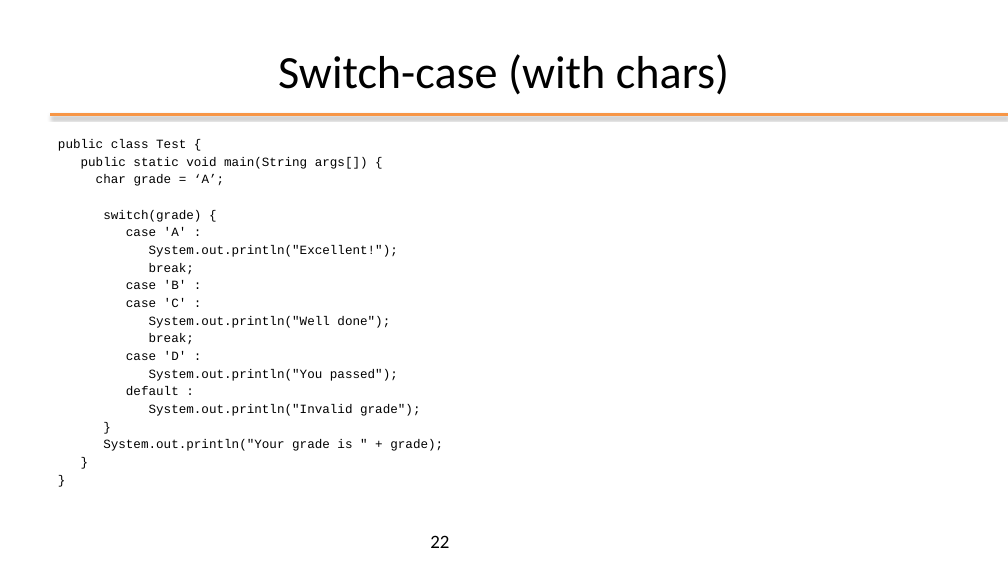
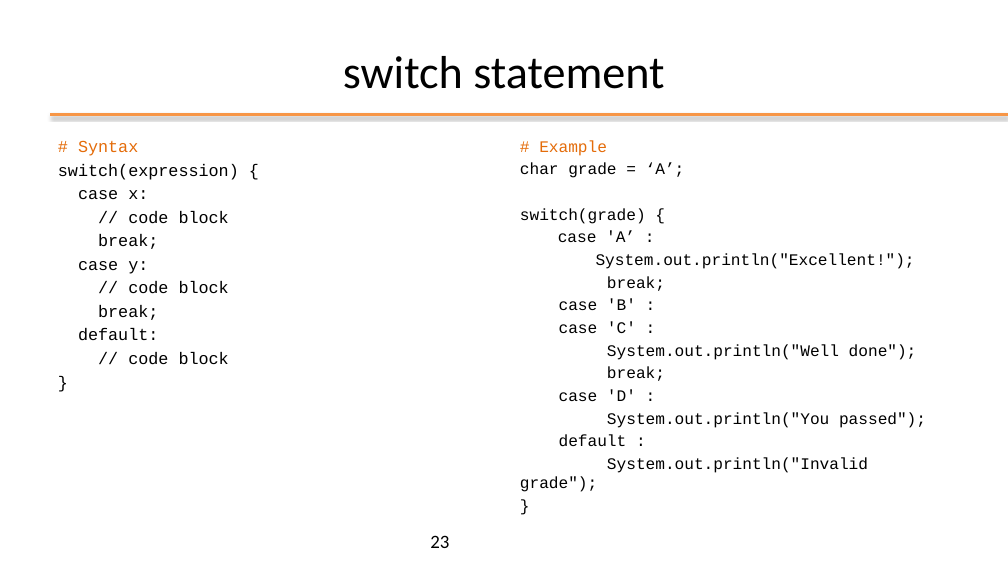
Before and after one commit to plctechnician/ooprogramming, a slide deck: slide 23 of java/slides/ppt/02 - Java Basics.pptx (slide 22 before the commit). Drawn at 1008x567 pixels with LibreOffice and Linux fonts; fonts in the diff are those of the drawing; background and template pictures are left out. Boxes give left, top, right and bottom in pixels: in the first picture for what was removed or moved away, otherwise in the second. Text is boxed around its words. In the diff, an @@ line names an element or a change of style, - is before the commit and + after.

```diff
--- a/java/slides/ppt/02 - Java Basics.pptx
+++ b/java/slides/ppt/02 - Java Basics.pptx
@@ title at [343,56,664,89]: text changed @@
-Switch-case (with chars)
+switch statement
@@ text added at [58,140,239,365], 16 pt, text #000000 @@
+# Syntax
+switch(expression) {
+case x:
+// code block
+break;
+case y:
+// code block
+break;
+default:
+// code block
+}
@@ text "# Example": place and size @@
-text "# Example" at [58,139,443,451]
+text "# Example" at [520,140,926,492]
@@ text at [539,140,607,156]: text changed; size 12 to 15.4 pt; text colour #000000 to #E46C0A @@
-public class Test {
-public static void main(String args[]) {
+# Example
@@ text at [520,162,926,492]: size 12 to 15.4 pt @@
@@ text at [558,230,635,242]: text changed; size 12 to 15.4 pt @@
-case 'A' :
+case 'A’ :
@@ text at [103,439,443,451]: paragraphs removed @@
-System.out.println("Your grade is " + grade);
-}
-}
@@ page number at [430,535,449,548]: text changed @@
-22
+23
```
Also in this commit, not shown: 6 other slides changed, 6 slides added, 1 slide removed, 1 other file.
